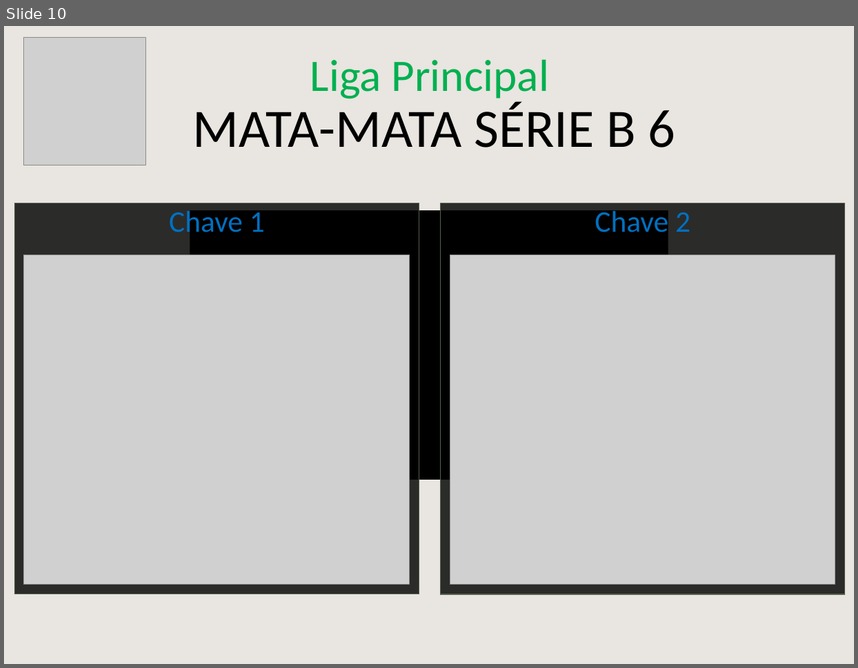
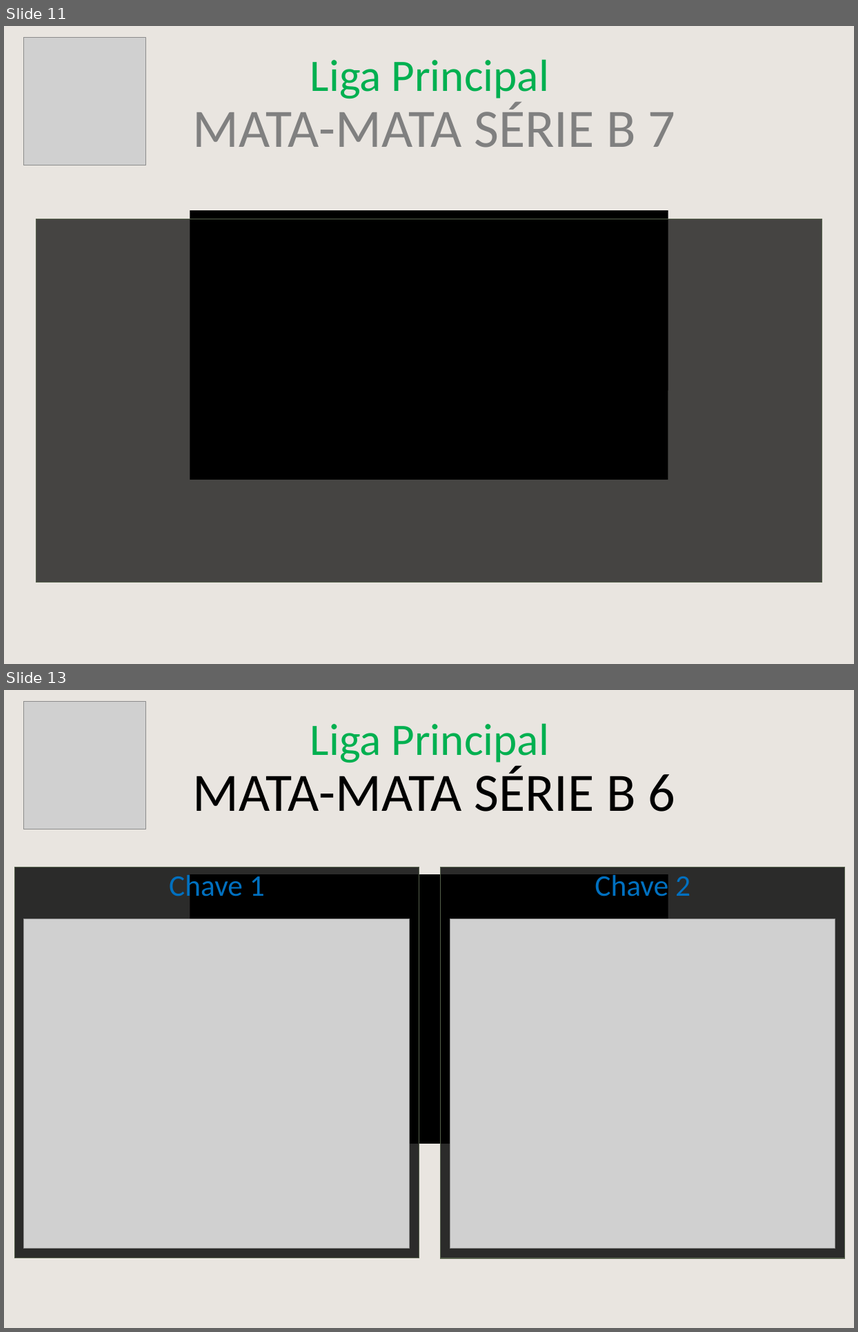
Before and after one commit to cknakayama/automacao_ligaroletarussa2021, a slide deck: MataMataPlanilha.pptx. Shown one above the other, each under a label of ours: slide 10 before the commit, slides 11 and 13 after it; the slides between them are not shown. The pictures are 858x668 and 858x1332 pixels, drawn with LibreOffice and Linux fonts; fonts in the diff are those of the drawing; grey boxes stand for pictures; background and template pictures are left out. Boxes give left, top, right and bottom in pixels: in the first picture for what was removed or moved away, otherwise in the second. Text is boxed around its words. In the diff, an @@ line names an element or a change of style, - is before the commit and + after.

```diff
--- a/MataMataPlanilha.pptx
+++ b/MataMataPlanilha.pptx
@@ slide 11 added at (x1=4, y1=26, x2=854, y2=664), background picture (left out); not listed: 1 template element that a slide beside it also shows @@
@@ picture added at (x1=24, y1=37, x2=145, y2=165) @@
@@ text added at (x1=310, y1=59, x2=549, y2=103), 60 pt, text #00B050 @@
+Liga Principal
@@ text added at (x1=193, y1=102, x2=675, y2=147), 72 pt, text #808080 @@
+MATA-MATA SÉRIE B 7
@@ rectangle added at (x1=190, y1=210, x2=668, y2=479), fill #000000 @@
@@ picture added at (x1=525, y1=210, x2=668, y2=389) @@
@@ rectangle added at (x1=36, y1=219, x2=822, y2=582), fill #000000 at 70% opacity, outline #57624D 1 pt @@
@@ what was slide 10 is now slide 13 @@
```
Also in this commit, not shown: 2 other slides added, 3 other files.
